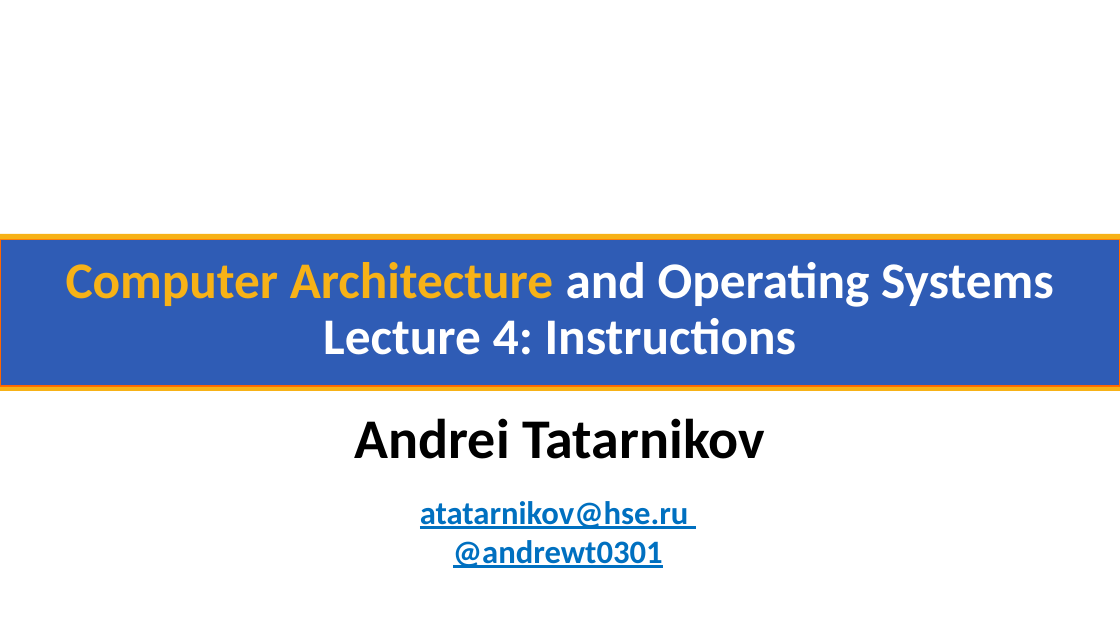
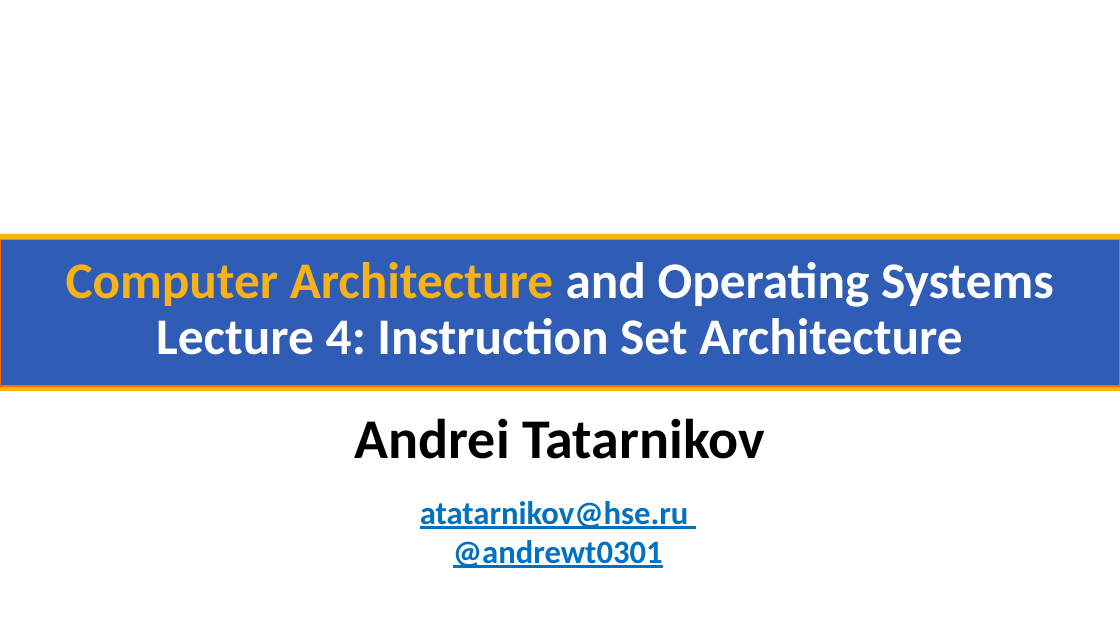
Before and after one commit to andrewt0301/hse-acos-course, a slide deck: slide 1 of docs/part1ca/04_Instructions/CA_Lecture_04.pptx. Drawn at 1120x630 pixels with LibreOffice and Linux fonts; fonts in the diff are those of the drawing; background and template pictures are left out. Boxes give left, top, right and bottom in pixels: in the first picture for what was removed or moved away, otherwise in the second. Text is boxed around its words. In the diff, an @@ line names an element or a change of style, - is before the commit and + after.

```diff
--- a/docs/part1ca/04_Instructions/CA_Lecture_04.pptx
+++ b/docs/part1ca/04_Instructions/CA_Lecture_04.pptx
@@ title at (66,262,1054,355): text changed @@
-Computer Architecture and Operating Systems
-Lecture 4: Instructions
+Computer Architecture and Operating Systems
+Lecture 4: Instruction Set Architecture
```
Also in this commit, not shown: 2 other slides changed, 2 slides added, 1 slide removed, 1 other file.
